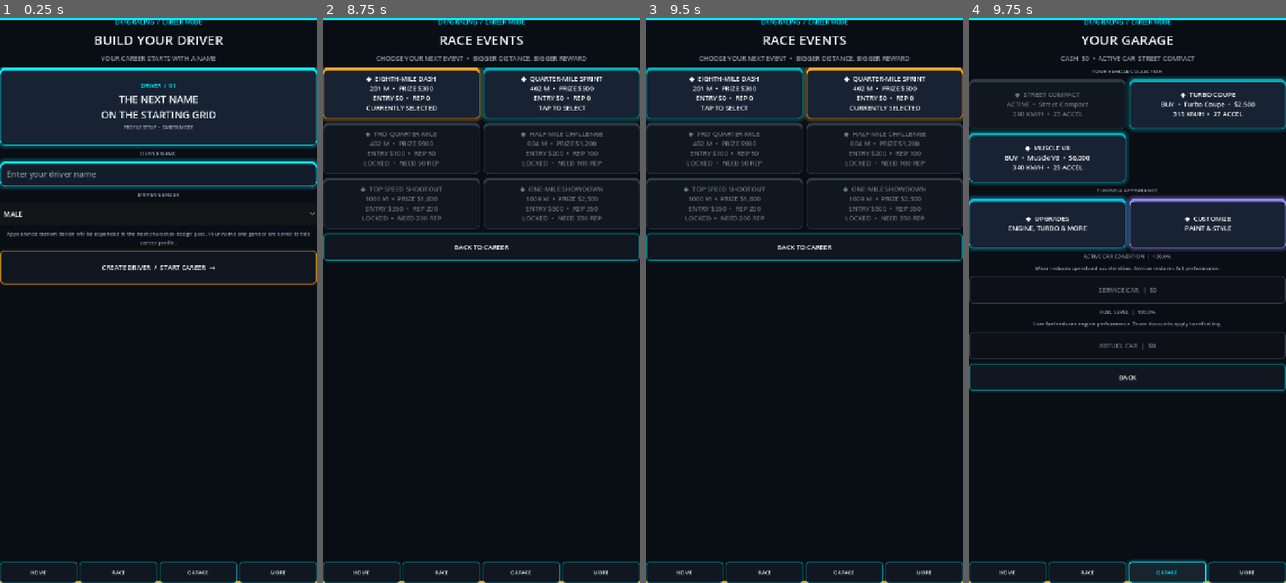
Above: before the commit, frames 1-4 (left to right).
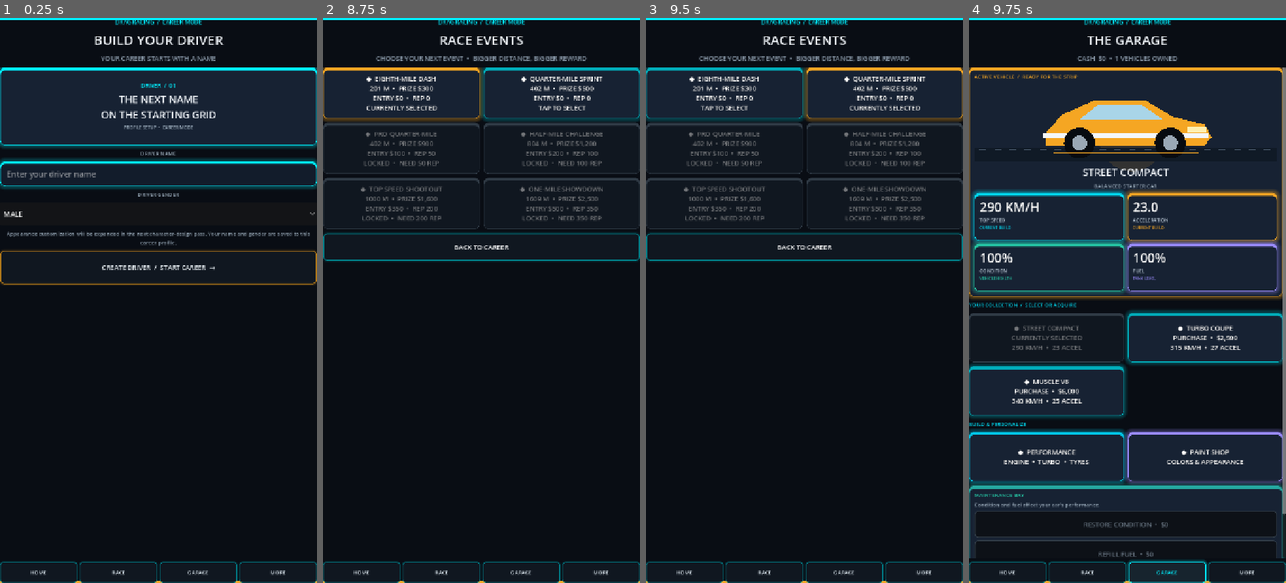
Above: after the commit, the same moments.

Repository: gleeshyyy/-Drag-Racing-Career
Game: Godot game, scene res://main.tscn
Two runs of this game, one before a commit and one after it. Both use one fixed random seed, a clock stepped at 60 frames per second and the inputs below.
Inputs (mouse positions are in pixels of both pictures, inside the frame that each line leads up to):
- Up to frame 1 (0.25 s): no input
- Up to frame 2 (8.75 s): click (481, 176) at 0.52 s; type "Alex" at 0.6 s; click "CREATE DRIVER / START CAREER →" at 1.25 s; click "◆ CAREER EXTRAS STORY, RECORD…" at 2 s; click "◆ STORY & MISSIONS CAREER CHA…" at 2.75 s; click "CALL JASPER" at 3.5 s; click "HOME" at 4.25 s; click "◆ MANAGEMENT STORY, FINANCES …" at 5 s; click "◆ STORY & MISSIONS CAREER CHA…" at 5.75 s; click "RACE" at 6.5 s; click "◆ CAREER EVENTS SELECT YOUR N…" at 7.25 s; click "◆ EIGHTH-MILE DASH 201 M • PR…" at 8 s
- Up to frame 3 (9.5 s): click "◆ QUARTER-MILE SPRINT 402 M •…" at 8.75 s
- Up to frame 4 (9.75 s): click "GARAGE" at 9.5 s

Frames 1-3 are identical in both runs. In frame 4, 50% of the frame differs, in the area x 0-100%, y 3-96%.

Commit message:
Redesign garage with vehicle showcase and maintenance bay

Diff:
--- a/main.gd
+++ b/main.gd
@@ -38,6 +38,47 @@
 		draw_circle(Vector2(x + 39, center_y + 8), 6.0, Color("#111820"))
 		draw_circle(Vector2(x + 11, center_y + 8), 2.5, Color("#aeb9c3"))
 		draw_circle(Vector2(x + 39, center_y + 8), 2.5, Color("#aeb9c3"))
+
+
+class GarageCarArt extends Control:
+	var paint := Color("#f5a623")
+
+	func _draw() -> void:
+		var w := size.x
+		var h := size.y
+		var glow := Color(paint.r, paint.g, paint.b, 0.12)
+		draw_circle(Vector2(w * 0.52, h * 0.70), minf(w * 0.34, h * 0.42), glow)
+		draw_rect(Rect2(Vector2(0, h * 0.82), Vector2(w, h * 0.18)), Color("#101a26"))
+		for x in range(12, int(w), 34):
+			draw_line(Vector2(x, h * 0.84), Vector2(x + 15, h * 0.84), Color("#536477"), 2.0)
+		var car_width := minf(w * 0.76, 390.0)
+		var car_height := car_width * 0.36
+		var x := (w - car_width) * 0.5
+		var y := h * 0.54 - car_height * 0.5
+		draw_colored_polygon(PackedVector2Array([
+			Vector2(x + car_width * 0.04, y + car_height * 0.60),
+			Vector2(x + car_width * 0.13, y + car_height * 0.32),
+			Vector2(x + car_width * 0.31, y + car_height * 0.10),
+			Vector2(x + car_width * 0.62, y + car_height * 0.10),
+			Vector2(x + car_width * 0.78, y + car_height * 0.36),
+			Vector2(x + car_width * 0.96, y + car_height * 0.48),
+			Vector2(x + car_width, y + car_height * 0.68),
+			Vector2(x + car_width * 0.96, y + car_height * 0.82),
+			Vector2(x + car_width * 0.03, y + car_height * 0.82)
+		]), paint)
+		draw_colored_polygon(PackedVector2Array([
+			Vector2(x + car_width * 0.34, y + car_height * 0.16),
+			Vector2(x + car_width * 0.59, y + car_height * 0.16),
+			Vector2(x + car_width * 0.72, y + car_height * 0.40),
+			Vector2(x + car_width * 0.23, y + car_height * 0.40)
+		]), Color("#a9d5e8"))
+		draw_rect(Rect2(Vector2(x + car_width * 0.02, y + car_height * 0.62), Vector2(car_width * 0.96, car_height * 0.07)), Color("#f4f7fa"))
+		draw_rect(Rect2(Vector2(x + car_width * 0.86, y + car_height * 0.52), Vector2(car_width * 0.11, car_height * 0.09)), Color("#fff0b0"))
+		for wheel_x in [x + car_width * 0.23, x + car_width * 0.76]:
+			draw_circle(Vector2(wheel_x, y + car_height * 0.78), car_height * 0.25, Color("#070b10"))
+			draw_circle(Vector2(wheel_x, y + car_height * 0.78), car_height * 0.12, Color("#9aa8b5"))
+		draw_line(Vector2(x + car_width * 0.08, y + car_height * 0.94), Vector2(x + car_width * 0.92, y + car_height * 0.94), Color(paint.r, paint.g, paint.b, 0.7), 3.0)
+
 
 const TRACK_LENGTH := 402.0
 const ACCELERATION := 23.0
@@ -951,12 +992,62 @@
 	menu_panel.hide()
 	race_panel.hide()
 	section_panel.show()
-	title_label.text = "YOUR GARAGE"
-	status_label.text = "CASH  $%s  •  ACTIVE CAR  %s" % [_format_number(career_cash), active_car.to_upper()]
+	title_label.text = "THE GARAGE"
+	status_label.text = "CASH  $%s  •  %d VEHICLES OWNED" % [_format_number(career_cash), owned_cars.size()]
 	_clear_section()
-	_add_section_label("YOUR VEHICLE COLLECTION")
+
+	var active_data: Dictionary = {}
+	for item in _car_catalog():
+		if str(item["name"]) == active_car:
+			active_data = item
+			break
+	if active_data.is_empty():
+		active_data = _car_catalog()[0]
+	var condition := clampf(float(car_condition.get(active_car, 100.0)), 0.0, 100.0)
+	var fuel := clampf(float(car_fuel.get(active_car, 100.0)), 0.0, 100.0)
+	var current_paint := str(car_paints.get(active_car, "#f5a623"))
+
+	var showcase := PanelContainer.new()
+	showcase.add_theme_stylebox_override("panel", _dashboard_card_style(Color("#f5a623")))
+	section_panel.add_child(showcase)
+	var showcase_box := VBoxContainer.new()
+	showcase_box.add_theme_constant_override("separation", 7)
+	showcase.add_child(showcase_box)
+	var kicker := _small_label("ACTIVE VEHICLE  /  READY FOR THE STRIP")
+	kicker.add_theme_color_override("font_color", Color("#f5a623"))
+	showcase_box.add_child(kicker)
+	var car_art := GarageCarArt.new()
+	car_art.name = "ActiveGarageCarArtwork"
+	car_art.paint = Color(current_paint)
+	car_art.custom_minimum_size = Vector2(0, 178)
+	car_art.size_flags_horizontal = Control.SIZE_EXPAND_FILL
+	showcase_box.add_child(car_art)
+	var car_title := Label.new()
+	car_title.text = active_car.to_upper()
+	car_title.horizontal_alignment = HORIZONTAL_ALIGNMENT_CENTER
+	car_title.add_theme_font_size_override("font_size", 23)
+	car_title.add_theme_color_override("font_color", Color("#f3f7fb"))
+	showcase_box.add_child(car_title)
+	var car_subtitle := _small_label(str(active_data["description"]).to_upper())
+	car_subtitle.horizontal_alignment = HORIZONTAL_ALIGNMENT_CENTER
+	showcase_box.add_child(car_subtitle)
+
+	var performance := GridContainer.new()
+	performance.columns = 2 if get_viewport_rect().size.x >= 520.0 else 1
+	performance.size_flags_horizontal = Control.SIZE_EXPAND_FILL
+	performance.add_theme_constant_override("h_separation", 8)
+	performance.add_theme_constant_override("v_separation", 7)
+	showcase_box.add_child(performance)
+	performance.add_child(_make_dashboard_stat("TOP SPEED", "%.0f KM/H" % car_max_speed, "CURRENT BUILD", Color("#00d8ef")))
+	performance.add_child(_make_dashboard_stat("ACCELERATION", "%.1f" % car_acceleration, "CURRENT BUILD", Color("#f5a623")))
+	performance.add_child(_make_dashboard_stat("CONDITION", "%.0f%%" % condition, "VEHICLE HEALTH", Color("#25c8a5")))
+	performance.add_child(_make_dashboard_stat("FUEL", "%.0f%%" % fuel, "TANK LEVEL", Color("#9b8cff")))
+
+	var section_heading := _small_label("YOUR COLLECTION  /  SELECT OR ACQUIRE")
+	section_heading.add_theme_color_override("font_color", Color("#00d8ef"))
+	section_panel.add_child(section_heading)
 	var cars_grid := GridContainer.new()
-	cars_grid.columns = 2
+	cars_grid.columns = 2 if get_viewport_rect().size.x >= 520.0 else 1
 	cars_grid.size_flags_horizontal = Control.SIZE_EXPAND_FILL
 	cars_grid.add_theme_constant_override("h_separation", 9)
 	cars_grid.add_theme_constant_override("v_separation", 9)
@@ -967,12 +1058,13 @@
 		var is_active := active_car == car_name
 		var caption := ""
 		if is_active:
-			caption = "ACTIVE  •  " + car_name
+			caption = "CURRENTLY SELECTED"
 		elif is_owned:
-			caption = "SELECT  •  " + car_name
+			caption = "SELECT VEHICLE"
 		else:
-			caption = "BUY  •  %s  •  $%s" % [car_name, _format_number(int(car["price"]))]
-		var car_button := _make_feature_card(car_name.to_upper(), "%s\n%d KM/H  •  %d ACCEL" % [caption, int(car["speed"]), int(car["acceleration"])], Color("#f5a623") if is_active else Color("#00aebb"), Callable())
+			caption = "PURCHASE  •  $%s" % _format_number(int(car["price"]))
+		var accent := Color("#f5a623") if is_active else Color("#00aebb")
+		var car_button := _make_feature_card(car_name.to_upper(), "%s\n%d KM/H  •  %.0f ACCEL" % [caption, int(car["speed"]), float(car["acceleration"])], accent, Callable())
 		car_button.pressed.disconnect(_play_ui_click)
 		if not is_active:
 			if is_owned:
@@ -982,35 +1074,44 @@
 		else:
 			car_button.disabled = true
 		cars_grid.add_child(car_button)
-	_add_section_label("TUNING & APPEARANCE")
+
+	var actions_heading := _small_label("BUILD & PERSONALIZE")
+	actions_heading.add_theme_color_override("font_color", Color("#00d8ef"))
+	section_panel.add_child(actions_heading)
 	var garage_actions := GridContainer.new()
-	garage_actions.columns = 2
+	garage_actions.columns = 2 if get_viewport_rect().size.x >= 520.0 else 1
 	garage_actions.size_flags_horizontal = Control.SIZE_EXPAND_FILL
 	garage_actions.add_theme_constant_override("h_separation", 9)
 	garage_actions.add_theme_constant_override("v_separation", 9)
 	section_panel.add_child(garage_actions)
-	garage_actions.add_child(_make_feature_card("UPGRADES", "ENGINE, TURBO & MORE", Color("#00c7e8"), _show_upgrades))
-	garage_actions.add_child(_make_feature_card("CUSTOMIZE", "PAINT & STYLE", Color("#9b8cff"), _show_customization))
-	var condition := clampf(float(car_condition.get(active_car, 100.0)), 0.0, 100.0)
-	_add_section_label("ACTIVE CAR CONDITION  |  %.1f%%" % condition)
-	_add_section_label("Wear reduces speed and acceleration. Service restores full performance.")
+	garage_actions.add_child(_make_feature_card("PERFORMANCE", "ENGINE  •  TURBO  •  TYRES", Color("#00c7e8"), _show_upgrades))
+	garage_actions.add_child(_make_feature_card("PAINT SHOP", "COLORS & APPEARANCE", Color("#9b8cff"), _show_customization))
+
+	var service_card := PanelContainer.new()
+	service_card.add_theme_stylebox_override("panel", _dashboard_card_style(Color("#25a9a1")))
+	var service_box := VBoxContainer.new()
+	service_box.add_theme_constant_override("separation", 5)
+	service_card.add_child(service_box)
+	var service_heading := _small_label("MAINTENANCE BAY")
+	service_heading.add_theme_color_override("font_color", Color("#25c8a5"))
+	service_box.add_child(service_heading)
+	service_box.add_child(_small_label("Condition and fuel affect your car's performance."))
 	if current_team != "":
-		_add_section_label("TEAM DISCOUNT  |  %d%%" % int(_team_discount_rate()*100.0))
+		service_box.add_child(_small_label("TEAM DISCOUNT  |  %d%%" % int(_team_discount_rate() * 100.0)))
 	var service_cost := int(ceil((100.0 - condition) * 25.0 * (1.0 - _team_discount_rate())))
-	var service_button := _make_button("SERVICE CAR  |  $%s" % str(service_cost), Color("#25a9a1"))
+	var service_button := _make_button("RESTORE CONDITION  •  $%s" % _format_number(service_cost), Color("#25a9a1"))
 	service_button.disabled = condition >= 99.9 or career_cash <= 0
 	service_button.pressed.connect(_service_active_car)
-	section_panel.add_child(service_button)
-	var fuel := clampf(float(car_fuel.get(active_car, 100.0)), 0.0, 100.0)
-	_add_section_label("FUEL LEVEL  |  %.1f%%" % fuel)
-	_add_section_label("Low fuel reduces engine performance. Team discounts apply to refuelling.")
+	service_box.add_child(service_button)
 	var refuel_cost := int(ceil((100.0 - fuel) * 10.0 * (1.0 - _team_discount_rate())))
-	var refuel_button := _make_button("REFUEL CAR  |  $%s" % str(refuel_cost), Color("#2675a8"))
+	var refuel_button := _make_button("REFILL FUEL  •  $%s" % _format_number(refuel_cost), Color("#2675a8"))
 	refuel_button.add_theme_color_override("font_color", Color.WHITE)
 	refuel_button.disabled = fuel >= 99.9 or career_cash <= 0
 	refuel_button.pressed.connect(_refuel_active_car)
-	section_panel.add_child(refuel_button)
-	var back_button := _make_button("BACK", Color("#263545"))
+	service_box.add_child(refuel_button)
+	section_panel.add_child(service_card)
+
+	var back_button := _make_button("BACK TO CAREER HQ", Color("#263545"))
 	back_button.add_theme_color_override("font_color", Color.WHITE)
 	if garage_return_to_career:
 		back_button.pressed.connect(_show_career_dashboard)
